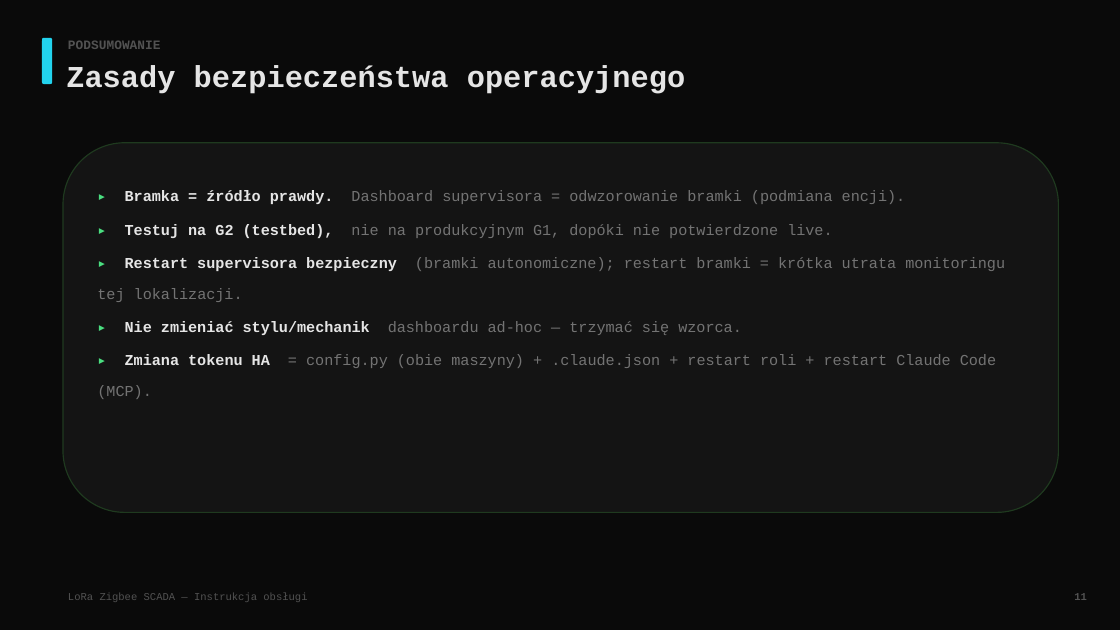
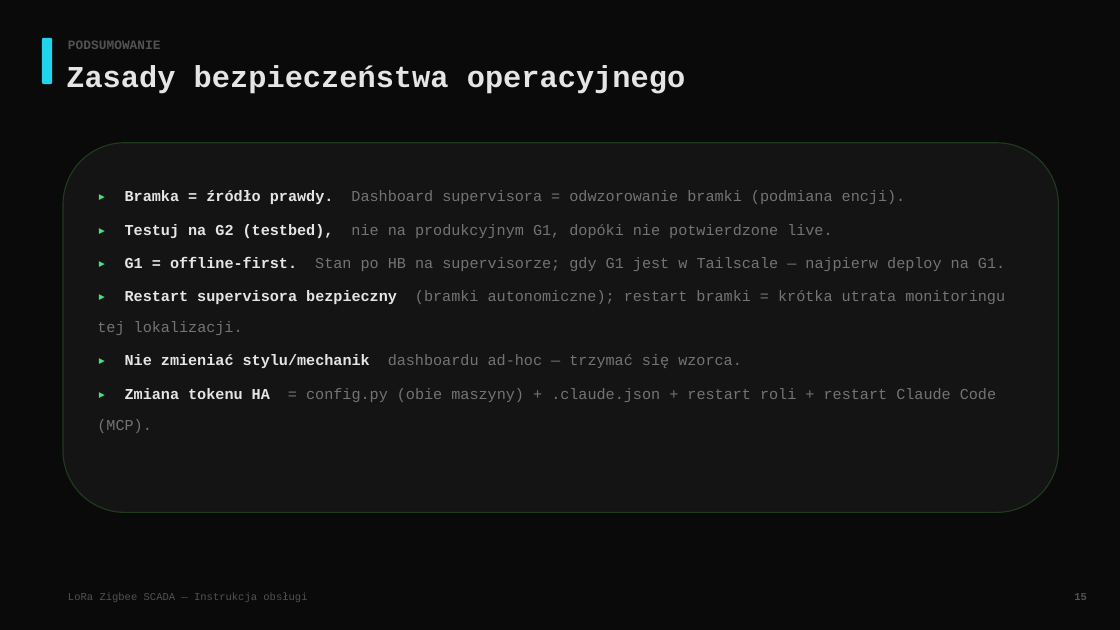
Before and after one commit to sodo1234/meshtastic-gateway, a slide deck: slide 16 of docs/RUNBOOK_prezentacja.pptx (slide 12 before the commit). Drawn at 1120x630 pixels with LibreOffice and Linux fonts; fonts in the diff are those of the drawing. Boxes give left, top, right and bottom in pixels: in the first picture for what was removed or moved away, otherwise in the second. Text is boxed around its words. In the diff, an @@ line names an element or a change of style, - is before the commit and + after.

```diff
--- a/docs/RUNBOOK_prezentacja.pptx
+++ b/docs/RUNBOOK_prezentacja.pptx
@@ text at (125,257,1005,271): paragraph added @@
+▸ G1 = offline-first. Stan po HB na supervisorze; gdy G1 jest w Tailscale — najpierw deploy na G1.
```
Also in this commit, not shown: 11 other slides changed, 4 slides added, 3 other files.
